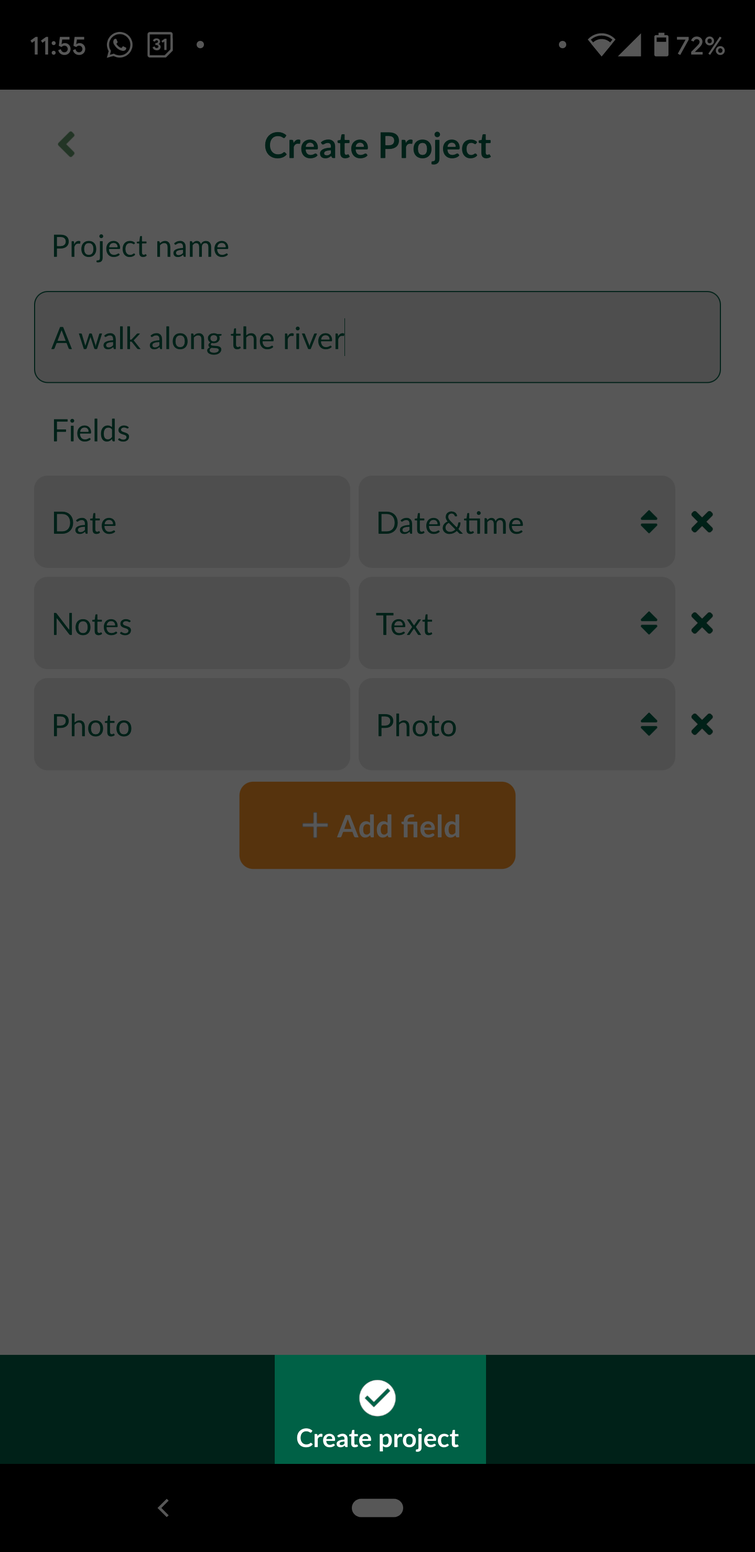
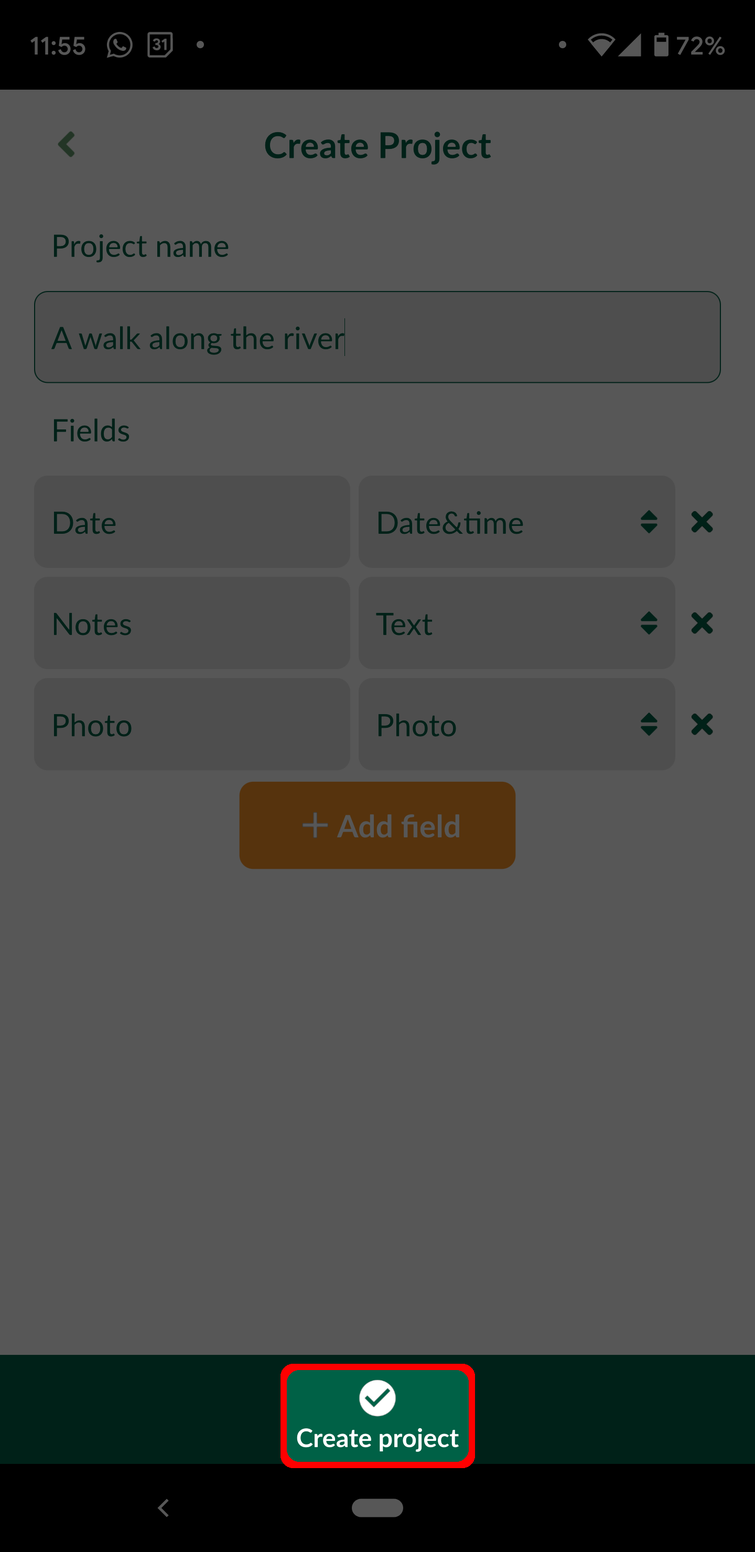
The second 755 × 1552 image is a revision of the first. Changes to its layers:
added layer "Red" above "Black" over [280, 1364, 476, 1469]
painted on "Black" over [274, 1355, 487, 1466]
